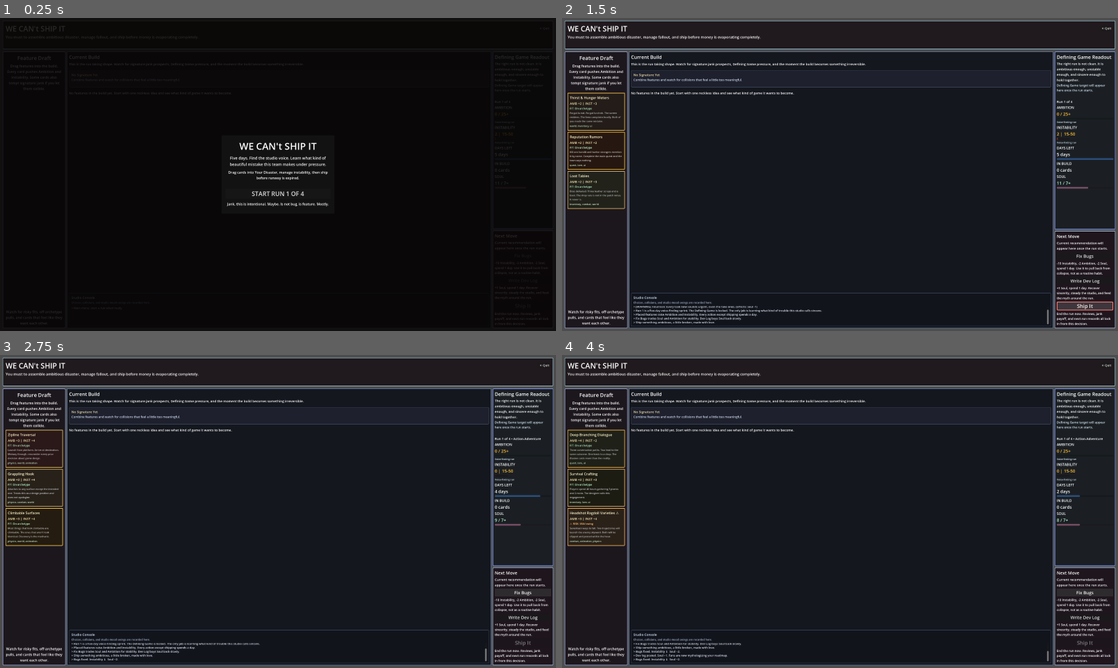
Above: before the commit, frames 1-4 (two rows, left to right).
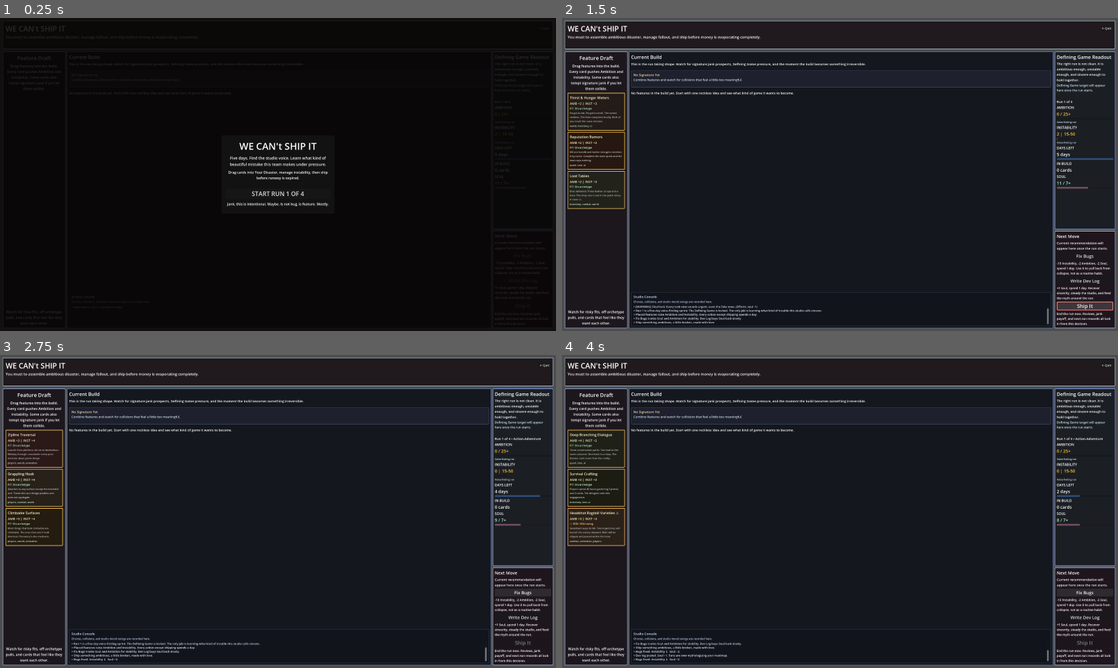
Above: after the commit, the same moments.

Repository: pizzadesk/we-cant-ship-it
Game: Godot game, scene res://scenes/main.tscn
The game is run twice, just before and just after one commit, with the same random seed, the same clock (stepped at 60 frames per second) and the same inputs.
Inputs:
- Up to frame 1 (0.25 s): no input
- Up to frame 2 (1.5 s): click "START RUN 1 OF 4" at 0.5 s; click "Action-Adventure" at 1.25 s
- Up to frame 3 (2.75 s): click "Fix Bugs" at 2 s
- Up to frame 4 (4 s): click "Write Dev Log" at 2.75 s; click "Fix Bugs" at 3.5 s

The runs differ from the first frame. In frame 2, 0.3% of the frame differs, in the area x 12-88%, y 87-94%; in frame 3, 0.3%; in frame 4, 0.3%.

Commit message:
improved containerization of middle section for horizontal layout of game feature cards

Diff:
--- a/scenes/ui/feature_board_view.tscn
+++ b/scenes/ui/feature_board_view.tscn
@@ -163,44 +163,53 @@
 text = "No features in the build yet. Start with one reckless idea and see what kind of game it wants to become."
 autowrap_mode = 3
 
-[node name="PlacedFeaturesScroll" type="ScrollContainer" parent="BoardPadding/BoardVBox"]
+[node name="BoardLogSplit" type="VSplitContainer" parent="BoardPadding/BoardVBox"]
+unique_name_in_owner = true
+layout_mode = 2
+size_flags_vertical = 3
+split_offset = 360
+
+[node name="PlacedFeaturesScroll" type="ScrollContainer" parent="BoardPadding/BoardVBox/BoardLogSplit"]
+unique_name_in_owner = true
+custom_minimum_size = Vector2(0, 180)
 layout_mode = 2
 size_flags_vertical = 3
 horizontal_scroll_mode = 0
 
-[node name="PlacedFeaturesRow" type="GridContainer" parent="BoardPadding/BoardVBox/PlacedFeaturesScroll"]
+[node name="PlacedFeaturesRow" type="GridContainer" parent="BoardPadding/BoardVBox/BoardLogSplit/PlacedFeaturesScroll"]
 layout_mode = 2
 size_flags_horizontal = 3
 theme_override_constants/h_separation = 8
 theme_override_constants/v_separation = 8
 columns = 3
 
-[node name="ConsolePanel" type="PanelContainer" parent="BoardPadding/BoardVBox"]
+[node name="ConsolePanel" type="PanelContainer" parent="BoardPadding/BoardVBox/BoardLogSplit"]
 unique_name_in_owner = true
 custom_minimum_size = Vector2(0, 152)
 layout_mode = 2
+size_flags_vertical = 3
 theme_override_styles/panel = SubResource("ConsolePanelStyle")
 
-[node name="ConsolePadding" type="MarginContainer" parent="BoardPadding/BoardVBox/ConsolePanel"]
+[node name="ConsolePadding" type="MarginContainer" parent="BoardPadding/BoardVBox/BoardLogSplit/ConsolePanel"]
 layout_mode = 2
 theme_override_constants/margin_left = 10
 theme_override_constants/margin_top = 8
 theme_override_constants/margin_right = 10
 theme_override_constants/margin_bottom = 8
 
-[node name="ConsoleVBox" type="VBoxContainer" parent="BoardPadding/BoardVBox/ConsolePanel/ConsolePadding"]
+[node name="ConsoleVBox" type="VBoxContainer" parent="BoardPadding/BoardVBox/BoardLogSplit/ConsolePanel/ConsolePadding"]
 layout_mode = 2
 size_flags_vertical = 3
 theme_override_constants/separation = 4
 
-[node name="ConsoleTitle" type="Label" parent="BoardPadding/BoardVBox/ConsolePanel/ConsolePadding/ConsoleVBox"]
+[node name="ConsoleTitle" type="Label" parent="BoardPadding/BoardVBox/BoardLogSplit/ConsolePanel/ConsolePadding/ConsoleVBox"]
 unique_name_in_owner = true
 layout_mode = 2
 theme_override_font_sizes/font_size = 15
 theme_override_colors/font_color = Color(0.82, 0.9, 0.96, 1)
 text = "Studio Console"
 
-[node name="ConsoleHelp" type="Label" parent="BoardPadding/BoardVBox/ConsolePanel/ConsolePadding/ConsoleVBox"]
+[node name="ConsoleHelp" type="Label" parent="BoardPadding/BoardVBox/BoardLogSplit/ConsolePanel/ConsolePadding/ConsoleVBox"]
 unique_name_in_owner = true
 custom_minimum_size = Vector2(0, 20)
 layout_mode = 2
@@ -209,7 +218,7 @@
 text = "Choices, collisions, and studio mood swings are recorded here."
 autowrap_mode = 3
 
-[node name="ConsoleLog" type="RichTextLabel" parent="BoardPadding/BoardVBox/ConsolePanel/ConsolePadding/ConsoleVBox"]
+[node name="ConsoleLog" type="RichTextLabel" parent="BoardPadding/BoardVBox/BoardLogSplit/ConsolePanel/ConsolePadding/ConsoleVBox"]
 unique_name_in_owner = true
 layout_mode = 2
 size_flags_vertical = 3
--- a/scripts/ui/feature_board.gd
+++ b/scripts/ui/feature_board.gd
@@ -15,8 +15,8 @@
 @onready var _console_log: RichTextLabel = %ConsoleLog
 @onready var _drop_cue_label: Label = $BoardPadding/BoardVBox/BoardDropCue
 @onready var _empty_state_label: Label = $BoardPadding/BoardVBox/BoardEmptyState
-@onready var _placed_features_scroll: ScrollContainer = $BoardPadding/BoardVBox/PlacedFeaturesScroll
-@onready var _placed_features_list: GridContainer = $BoardPadding/BoardVBox/PlacedFeaturesScroll/PlacedFeaturesRow
+@onready var _placed_features_scroll: ScrollContainer = %PlacedFeaturesScroll
+@onready var _placed_features_list: GridContainer = %PlacedFeaturesScroll.get_node("PlacedFeaturesRow")
 
 # Maps feature_name -> PlacedFeatureTile for stack tracking.
 var _tile_by_name: Dictionary = {}
@@ -32,6 +32,7 @@
 
 const MAX_LOG_ENTRIES: int = 32
 const CONSOLE_IDLE_TEXT: String = "Studio console is listening. The run has not made a move yet."
+const PLACED_TILE_MIN_WIDTH: int = 180
 
 func _ready() -> void:
 	set_process(true)
@@ -39,6 +40,9 @@
 		add_theme_stylebox_override("panel", base_style)
 	if idle_state_style != null and _jank_state_box != null:
 		_jank_state_box.add_theme_stylebox_override("panel", idle_state_style)
+	if _placed_features_scroll != null and not _placed_features_scroll.resized.is_connected(_update_feature_grid_columns):
+		_placed_features_scroll.resized.connect(_update_feature_grid_columns)
+	call_deferred("_update_feature_grid_columns")
 	_refresh_console_log()
 	_drop_cue_label.hide()
 
@@ -82,6 +86,7 @@
 	_placed_features_list.add_child(tile)
 	if not key.is_empty():
 		_tile_by_name[key] = tile
+	call_deferred("_update_feature_grid_columns")
 	call_deferred("_scroll_to_latest_feature")
 
 func clear_board() -> void:
@@ -93,6 +98,7 @@
 	clear_console_log()
 	if _placed_features_scroll != null:
 		_placed_features_scroll.scroll_vertical = 0
+	call_deferred("_update_feature_grid_columns")
 
 func get_corruptible_text_nodes() -> Array[Control]:
 	return [_board_title_label, _board_help_label, _jank_state_title_label, _jank_state_body_label, _console_title_label, _console_help_label]
@@ -180,6 +186,17 @@
 		return "> %s" % message
 	return "> %s" % message
 
+func _update_feature_grid_columns() -> void:
+	if _placed_features_list == null or _placed_features_scroll == null:
+		return
+	var available_width: float = _placed_features_scroll.size.x
+	if available_width <= 0.0:
+		return
+	var h_separation: int = _placed_features_list.get_theme_constant("h_separation", "GridContainer")
+	var column_width: int = PLACED_TILE_MIN_WIDTH + h_separation
+	var computed_columns: int = maxi(1, int(floor((available_width + h_separation) / float(column_width))))
+	_placed_features_list.columns = computed_columns
+
 func _scroll_to_latest_feature() -> void:
 	if _placed_features_scroll == null:
 		return
